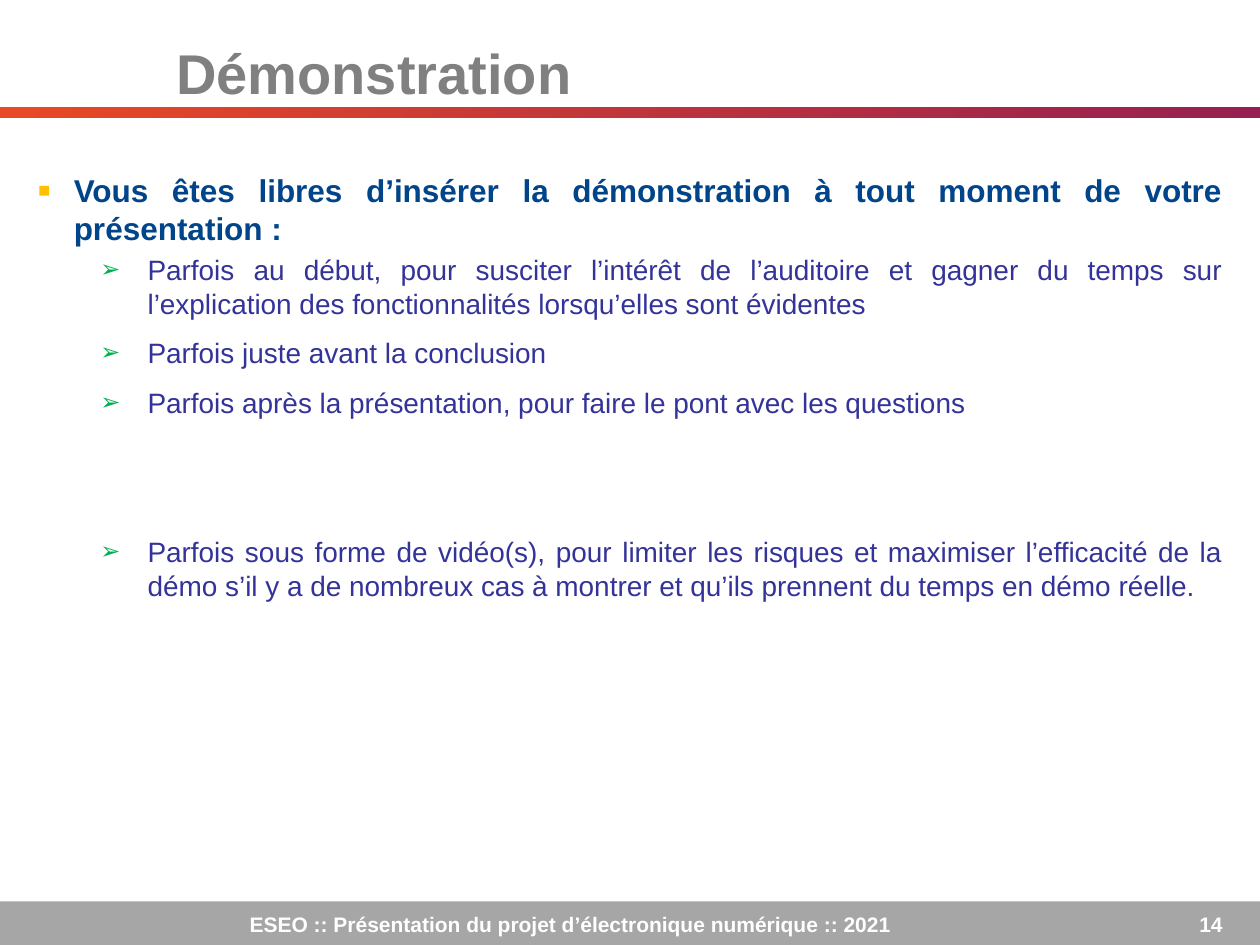
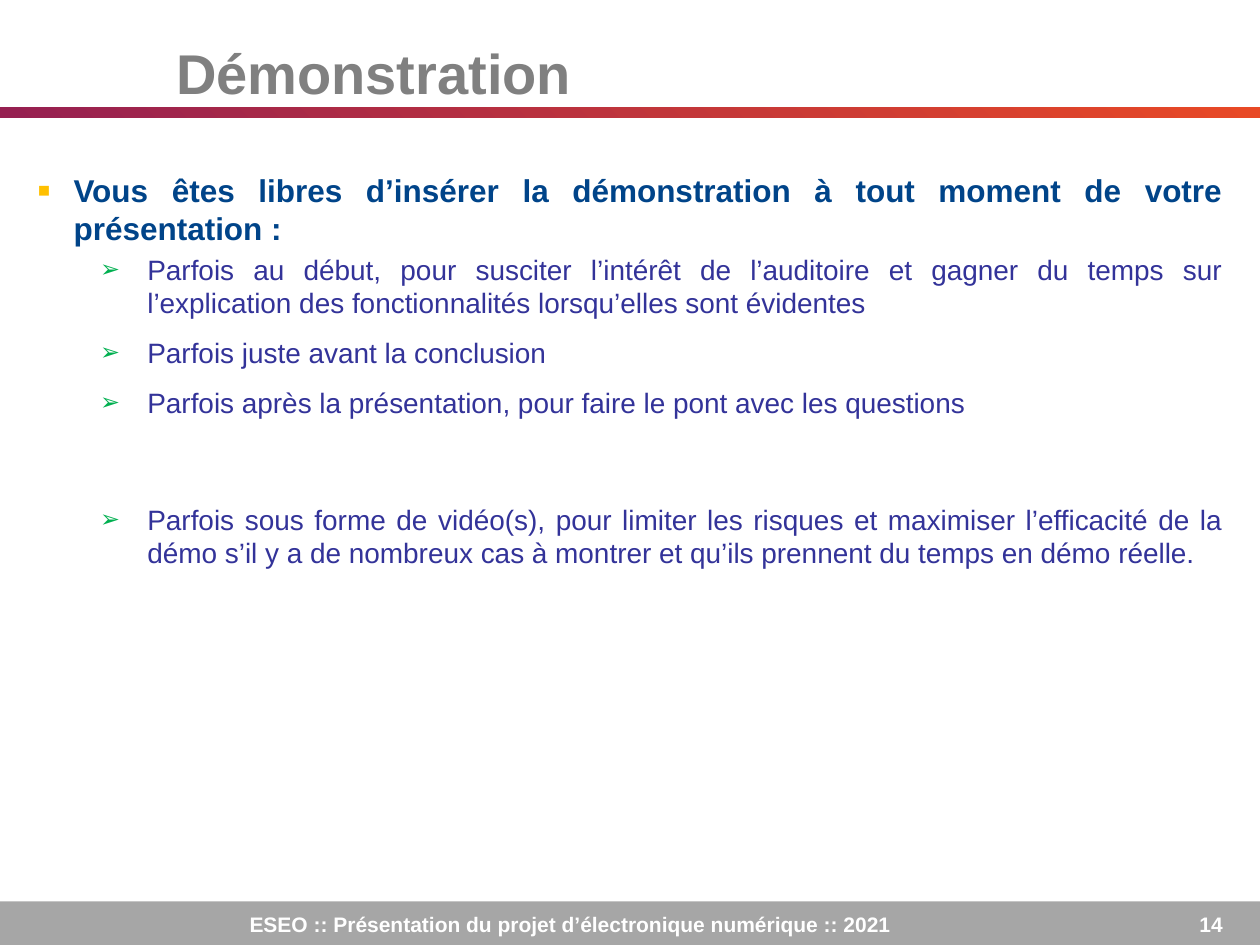
Before and after one commit to Louisonn/DEEP, a slide deck: slide 14 of TrameSoutenance.pptx. Drawn at 1260x945 pixels with LibreOffice and Linux fonts; fonts in the diff are those of the drawing; background and template pictures are left out. Boxes give left, top, right and bottom in pixels: in the first picture for what was removed or moved away, otherwise in the second. Text is boxed around its words. In the diff, an @@ line names an element or a change of style, - is before the commit and + after.

```diff
--- a/TrameSoutenance.pptx
+++ b/TrameSoutenance.pptx
@@ rectangle at (0, 107, 1260, 117): fill gradient #962051 to #E84926 to gradient #E84926 to #962051 @@
@@ text "Vous êtes libres d’insérer la ..." at (74, 178, 1222, 568): indent changed @@
```
Also in this commit, not shown: 15 other slides changed.
